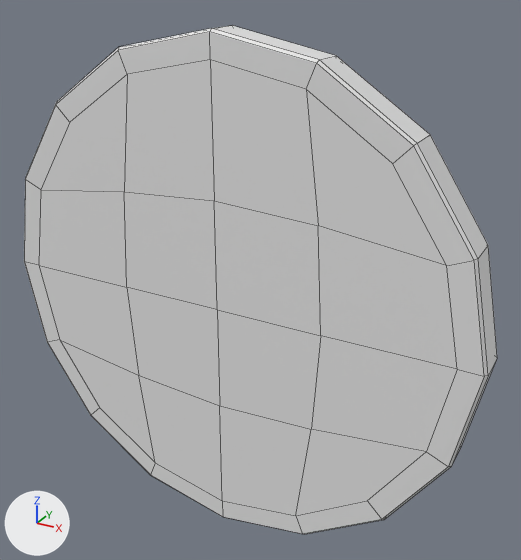
The OBJ model AxeThrower/Models/target.obj: old version first, new version second.
The view is the same before and after, from a camera (50 mm lens) standing at (39.6, -66.4, 88.3) and looking at (2.8, 0.5, 54.9). Every picture has the same lights, and +X, +Y and +Z are marked at lower left. Mesh edges are drawn as thin lines. Where no turn or scale is listed for an object, it has been applied to the vertices.

In view in the first picture: 'target'.
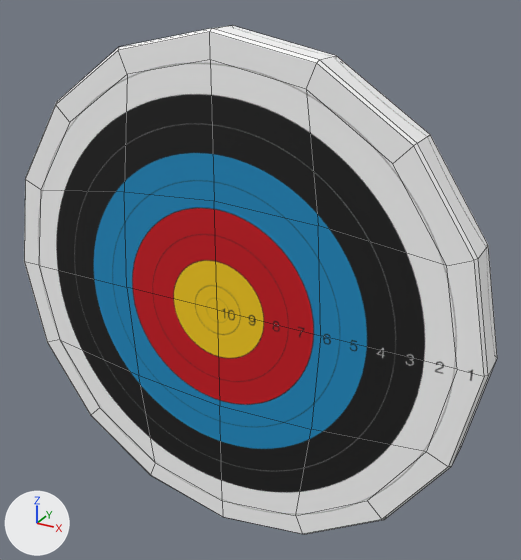
Location of each change, [x1, y1, x2, y2] in pixels of the pictures (521 x 560 px):
'target', recoloured: [24, 26, 496, 534] in both

What changed in the scene script:
```text
Add img_target_png:
    img_target_png = load_image('target.png', 'target.png', 2048, 2048, 'sRGB')
Add mat_target:
    mat_target = principled_material('Target')
    mat_target.texture = img_target_png
    mat_target.roughness = 0.69
Change me_target:
    where me_target.from_pydata(...)  # 114 vertices, 112 faces; spans x -30.0..30.0, y -4.5..0.0, z 22.5..82.5
    add me_target.materials.append(mat_target)  # picture img_target_png
```
